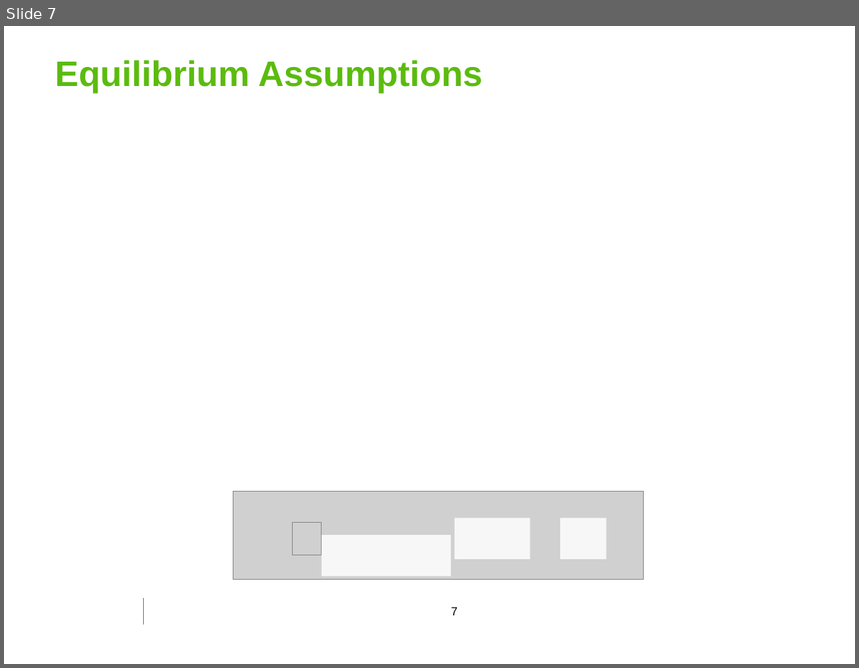
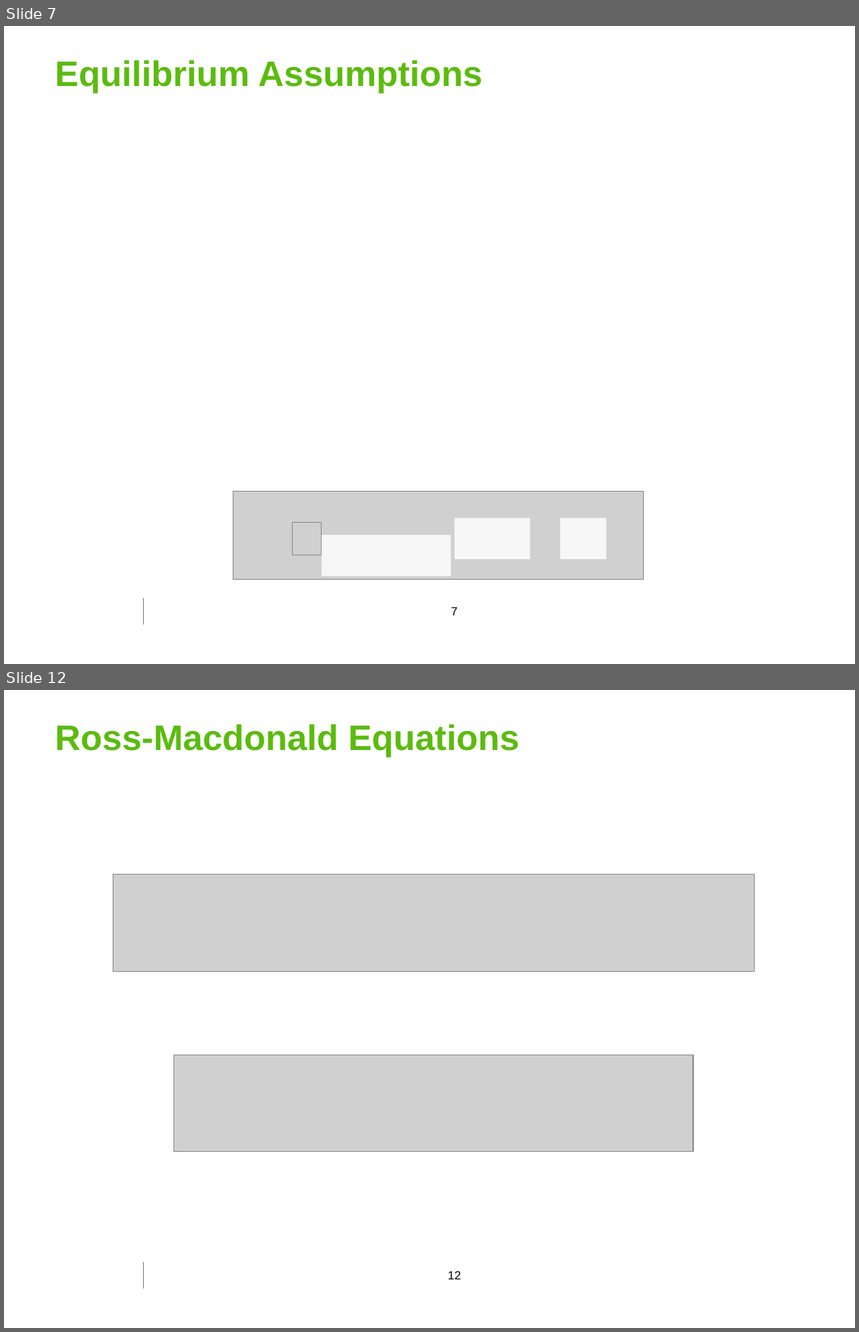
Before and after one commit to georgoff/georgoff.github.io, a slide deck: forest_malaria/MMC_presentation.pptx. Shown one above the other, each under a label of ours: slide 7 before the commit, slides 7 and 12 after it; the slides between them are not shown. The pictures are 859x668 and 859x1332 pixels, drawn with LibreOffice and Linux fonts; fonts in the diff are those of the drawing; grey boxes stand for pictures; background and template pictures are left out. Boxes give left, top, right and bottom in pixels: in the first picture for what was removed or moved away, otherwise in the second. Text is boxed around its words. In the diff, an @@ line names an element or a change of style, - is before the commit and + after.

```diff
--- a/forest_malaria/MMC_presentation.pptx
+++ b/forest_malaria/MMC_presentation.pptx
@@ slide 12 added at (x1=4, y1=690, x2=855, y2=1328), background #FFFFFF; not listed: 1 template element that a slide beside it also shows @@
@@ title added at (x1=55, y1=724, x2=519, y2=758), 30 pt, text #5BBB0E, bold @@
+Ross-Macdonald Equations
@@ picture added at (x1=113, y1=875, x2=755, y2=972) @@
@@ picture added at (x1=173, y1=1055, x2=693, y2=1152) @@
@@ page number added at (x1=448, y1=1271, x2=461, y2=1280), 10 pt, text #000000 @@
+12
```
Also in this commit, not shown: 1 slide changed, 10 other slides added, 1 other file.
